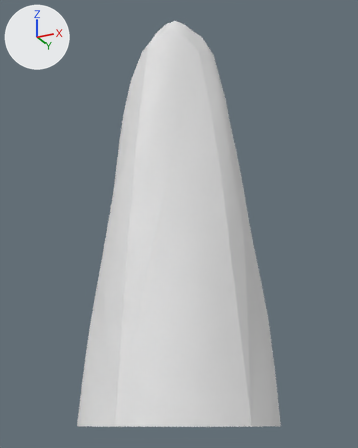
One commit to the FBX model Assets/Models/World/Environment/UnityRocks/rock_j.fbx: the scene before it, then after it.
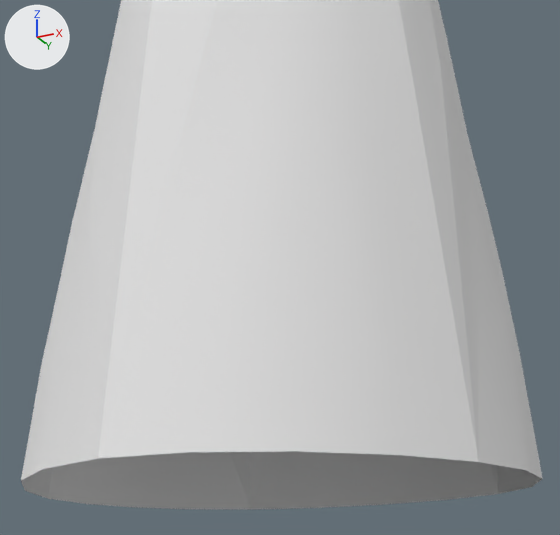
Old and new are each drawn whole from a camera (50 mm lens) standing at (1.08, -2.06, -0.19) and looking at (0.01, 0.08, 0.77) and again close up from a camera (50 mm lens) standing at (0.67, -1.22, -0.35) and looking at (-0.07, 0.25, 0.31). The lights are fixed; the arrows at upper left show +X, +Y and +Z. Where no turn or scale is listed for an object, it has been applied to the vertices.

Objects in the first close-up: 'rock_j'.
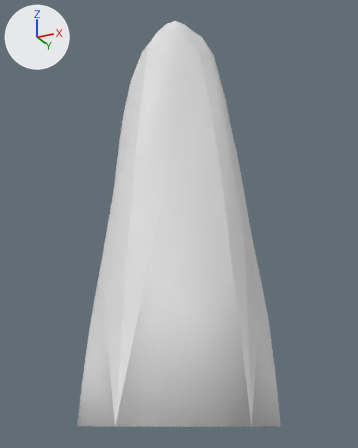
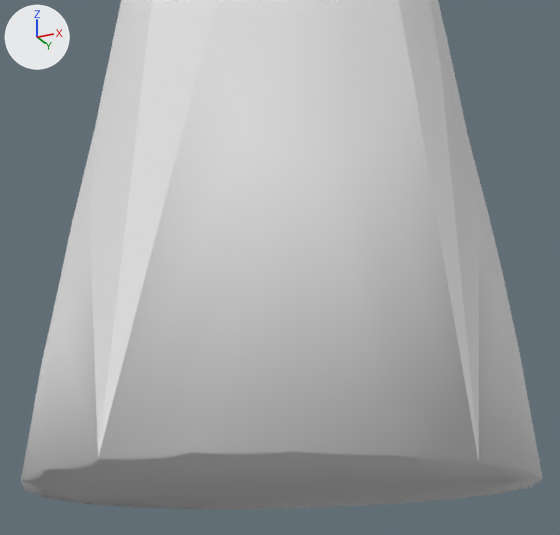
Boxes [x1, y1, x2, y2] around the edits, measured in the close-ups (560 x 535 px):
part 1 of me_untitled_001, added: after [21, 451, 542, 509]

The edits, one by one:
me_untitled_001 has 287 vertices, 276 faces and spans x -0.45..0.47, y -0.4..0.45, z -0.2..2.0.
me_untitled_001 is used by ob_rock_j; location (0.0, 0.0, 0.0).
Verts and faces of me_untitled_001; kept vertices keep their numbers, new ones are numbered from 287.
Before the commit, vertices of me_untitled_001: 194 (-0.32, 0.32, -0.2) at pixel (191, 509), 195 (-0.41, 0.22, -0.2) at pixel (136, 507), 196 (-0.45, 0.11, -0.2) at pixel (87, 503), 209 (0.24, 0.36, -0.2) at pixel (443, 499), 210 (0.09, 0.4, -0.2) at pixel (380, 504).
Before the commit, vertices of me_untitled_001: 211 (-0.06, 0.41, -0.2) at pixel (314, 507), 215 (0.13, -0.39, -0.2) at pixel (188, 452), 216 (0.25, -0.34, -0.2) at pixel (296, 451), 217 (0.35, -0.25, -0.2) at pixel (398, 454), 254 (0.47, -0.03, -0.2) at pixel (526, 470).
Before the commit, vertices of me_untitled_001: 255 (0.47, 0.09, -0.2) at pixel (542, 478), 256 (0.44, 0.2, -0.2) at pixel (532, 486), 263 (-0.38, -0.14, -0.2) at pixel (25, 490), 264 (-0.28, -0.26, -0.2) at pixel (20, 480), 265 (-0.15, -0.35, -0.2) at pixel (42, 468).
Before the commit, vertices of me_untitled_001: 272 (-0.01, -0.4, -0.2) at pixel (98, 458), 273 (0.43, -0.14, -0.2) at pixel (478, 461), 274 (0.36, 0.29, -0.2) at pixel (498, 493), 275 (-0.21, 0.38, -0.2) at pixel (250, 509), 276 (-0.44, -0.02, -0.2) at pixel (48, 498).
Part 1, on me_untitled_001:
New vertex 287 is at (-0.38, -0.01, -0.2), pixel (72, 497).
New vertex 288 is at (-0.28, -0.01, -0.2), pixel (119, 494).
New vertex 289 is at (-0.13, 0.0, -0.2), pixel (185, 491).
New vertex 290 is at (0.02, 0.02, -0.2), pixel (268, 488).
New vertex 291 is at (0.18, 0.04, -0.2), pixel (357, 485).
New vertex 292 is at (0.32, 0.06, -0.2), pixel (442, 482).
New vertex 293 is at (0.42, 0.08, -0.2), pixel (508, 479).
New faces: (263, 276, 287, 264), (264, 287, 288, 265), (265, 288, 289, 272), (215, 272, 289, 290), (215, 290, 291, 216), (216, 291, 292, 217).
New faces: (217, 292, 293, 273), (254, 273, 293, 255), (195, 287, 276, 196), (194, 288, 287, 195), (194, 275, 289, 288), (211, 290, 289, 275).
New faces: (210, 291, 290, 211), (209, 292, 291, 210), (209, 274, 293, 292), (255, 293, 274, 256).
